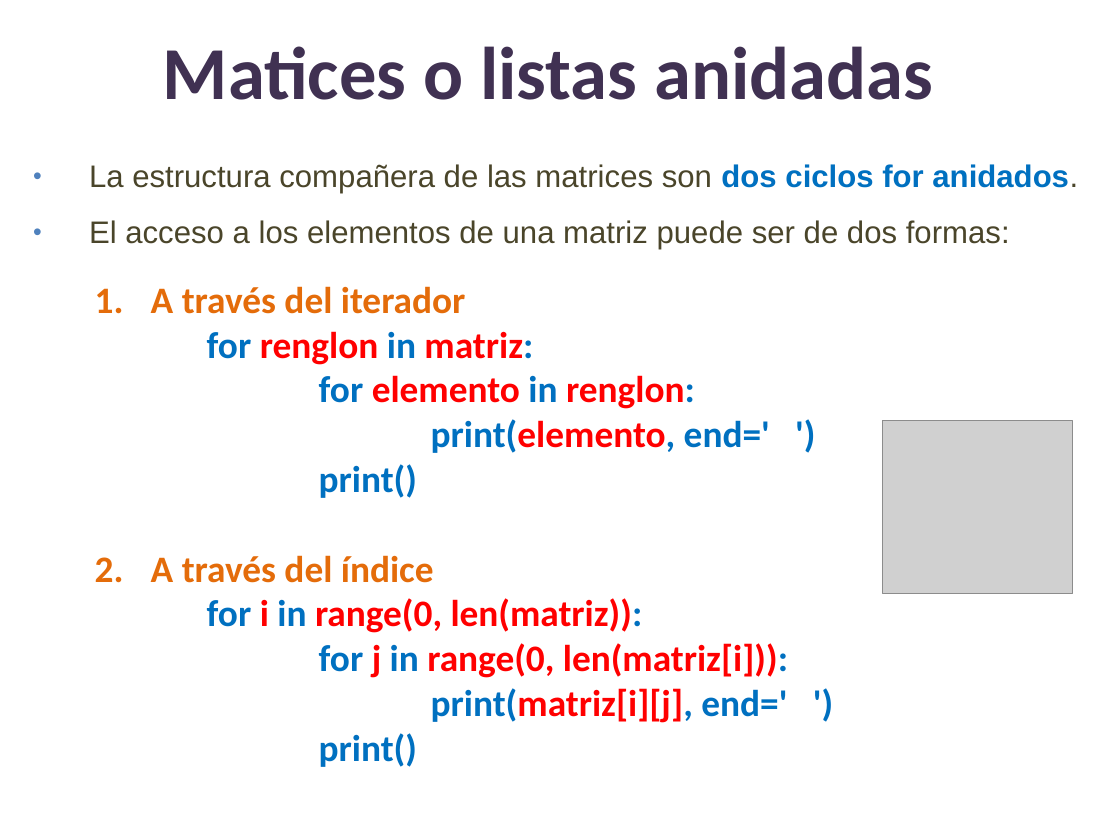
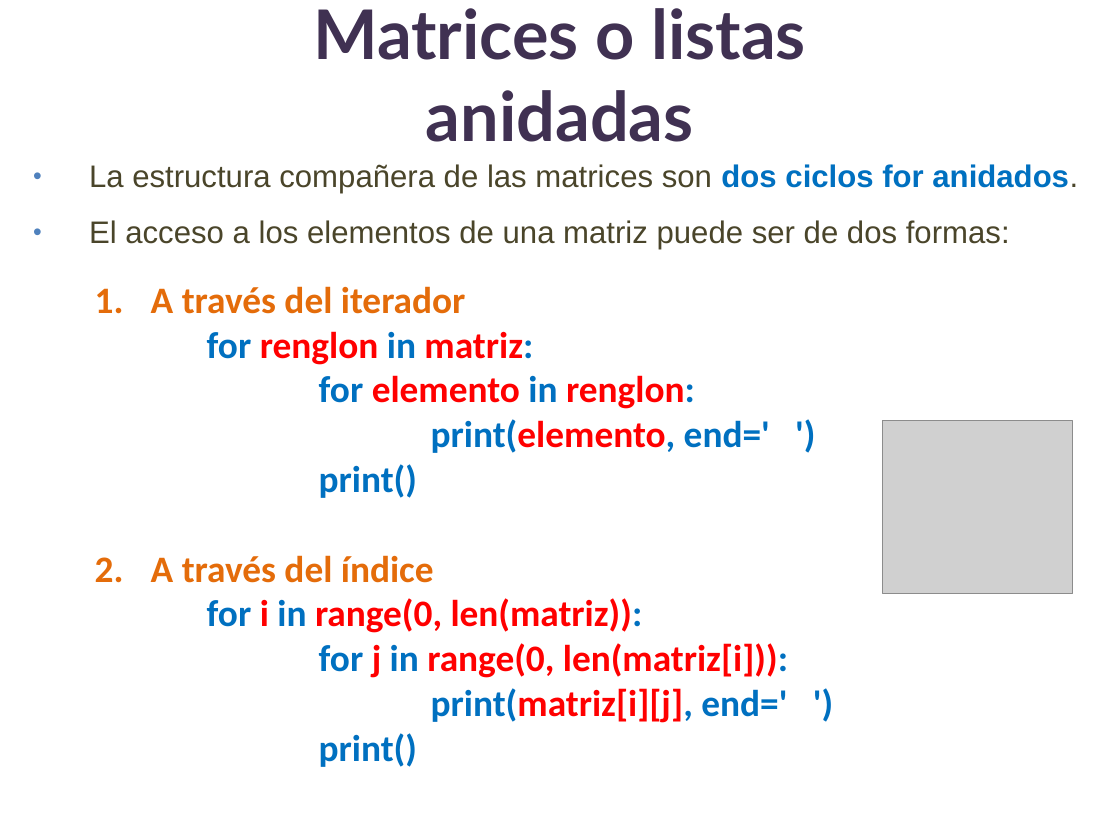
Before and after one commit to lizetheP/PensamientoC, a slide deck: slide 14 of calendario/documentos/8_Matrices.pptx. Drawn at 1120x840 pixels with LibreOffice and Linux fonts; fonts in the diff are those of the drawing; grey boxes stand for pictures. Boxes give left, top, right and bottom in pixels: in the first picture for what was removed or moved away, otherwise in the second. Text is boxed around its words. In the diff, an @@ line names an element or a change of style, - is before the commit and + after.

```diff
--- a/calendario/documentos/8_Matrices.pptx
+++ b/calendario/documentos/8_Matrices.pptx
@@ text at (313, 8, 806, 142): text changed; size 48 to 44 pt; font Calibri to Lato @@
-Matices o listas anidadas
+Matrices o listas anidadas
```
Also in this commit, not shown: 7 other slides changed, 10 other files.
